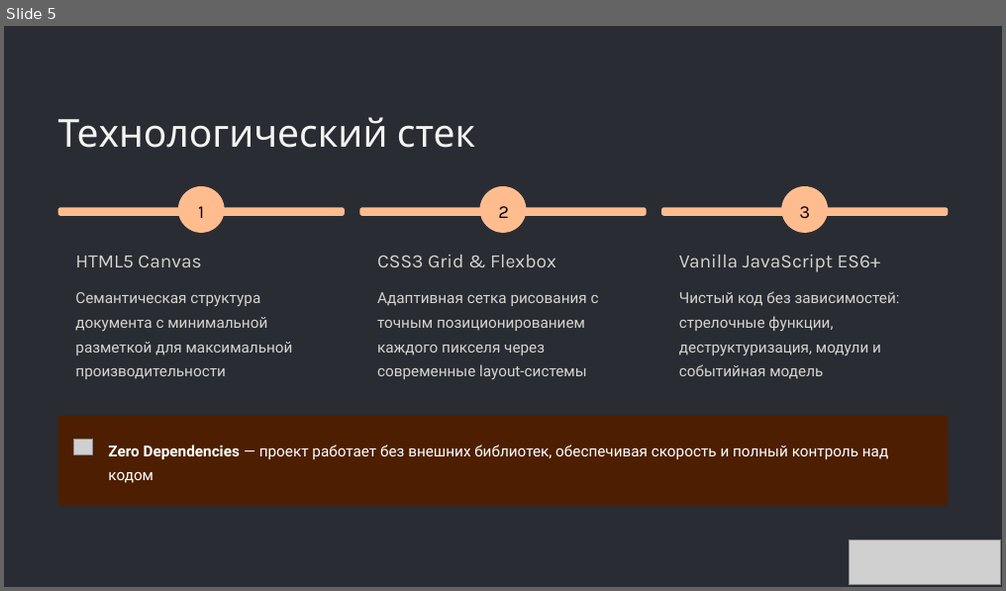
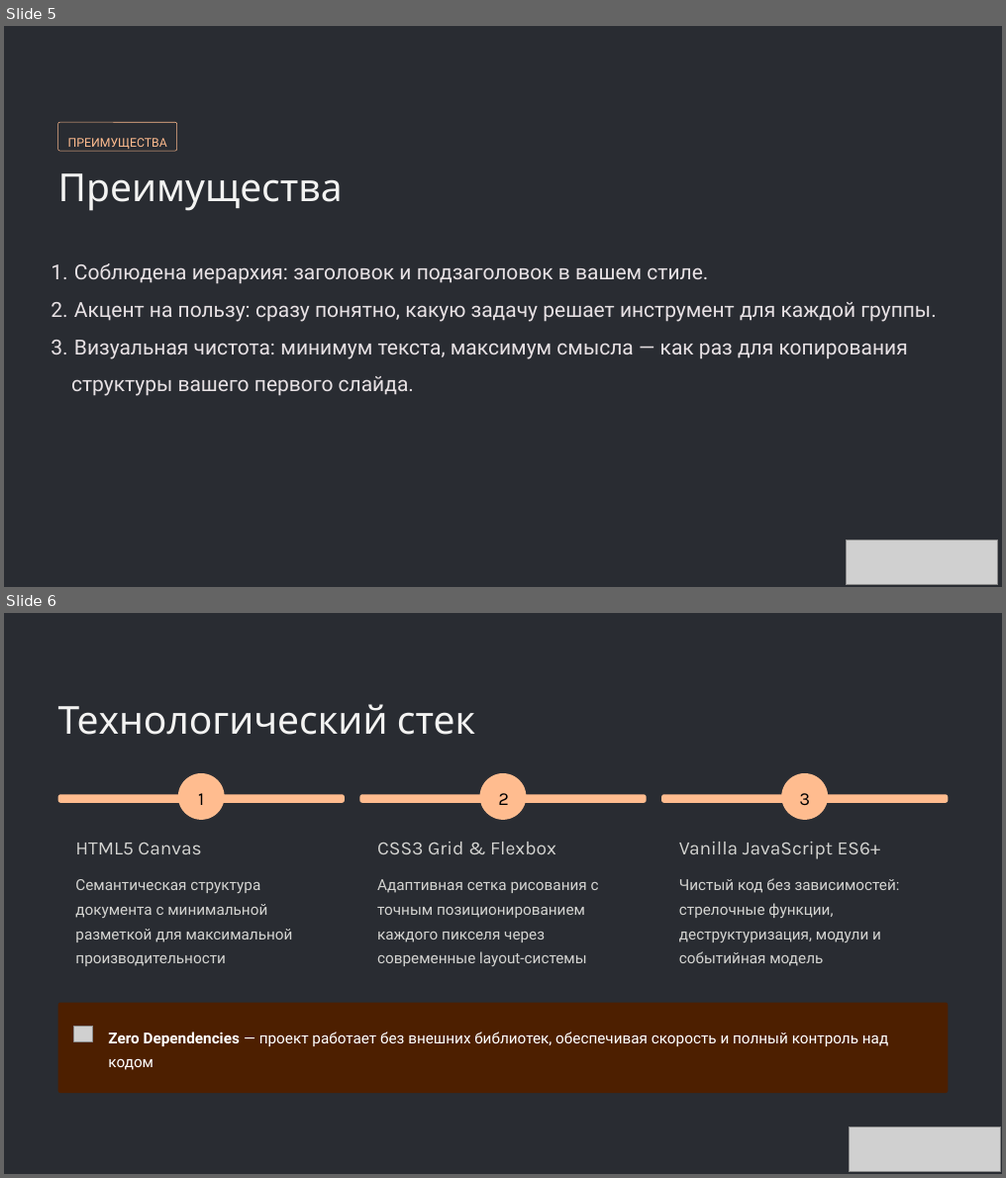
Before and after one commit to Korsany/Pixels, a slide deck: Pixels.pptx. Shown one above the other, each under a label of ours: slide 5 before the commit, slides 5 and 6 after it. The pictures are 1006x591 and 1006x1178 pixels, drawn with LibreOffice and Linux fonts; fonts in the diff are those of the drawing; grey boxes stand for pictures; background and template pictures are left out. Boxes give left, top, right and bottom in pixels: in the first picture for what was removed or moved away, otherwise in the second. Text is boxed around its words. In the diff, an @@ line names an element or a change of style, - is before the commit and + after.

```diff
--- a/Pixels.pptx
+++ b/Pixels.pptx
@@ slide 5 added at <box>4,26,1002,587</box>, background #FFFFFF; not listed: 1 template element that a slide beside it also shows @@
@@ rounded rectangle added at <box>58,122,177,151</box>, outline #FFBC8F 0.6 pt @@
@@ text added at <box>68,138,167,149</box>, 14 pt, text #FFBC8F @@
+ПРЕИМУЩЕСТВА
@@ text added at <box>58,174,343,211</box>, 44.5 pt, text #F3F3F2 @@
+Преимущества
@@ text added at <box>71,264,936,396</box>, 24 pt, text #E7E1E4 @@
+1. Соблюдена иерархия: заголовок и подзаголовок в вашем стиле.
+2. Акцент на пользу: сразу понятно, какую задачу решает инструмент для каждой группы.
+3. Визуальная чистота: минимум текста, максимум смысла — как раз для копирования
+структуры вашего первого слайда.
@@ picture added at <box>846,541,998,585</box> @@
@@ what was slide 5 is now slide 6 @@
```
Also in this commit, not shown: 2 slides changed.
